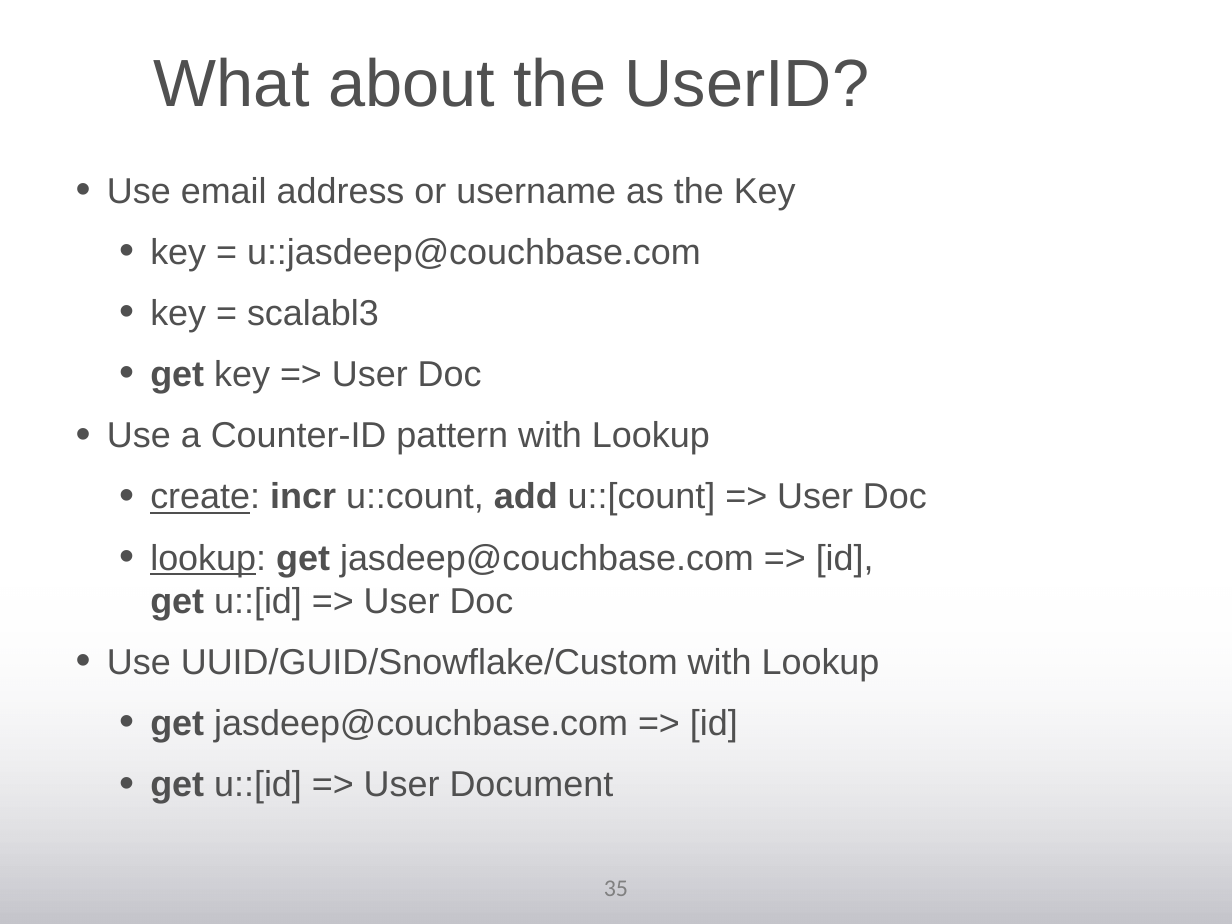
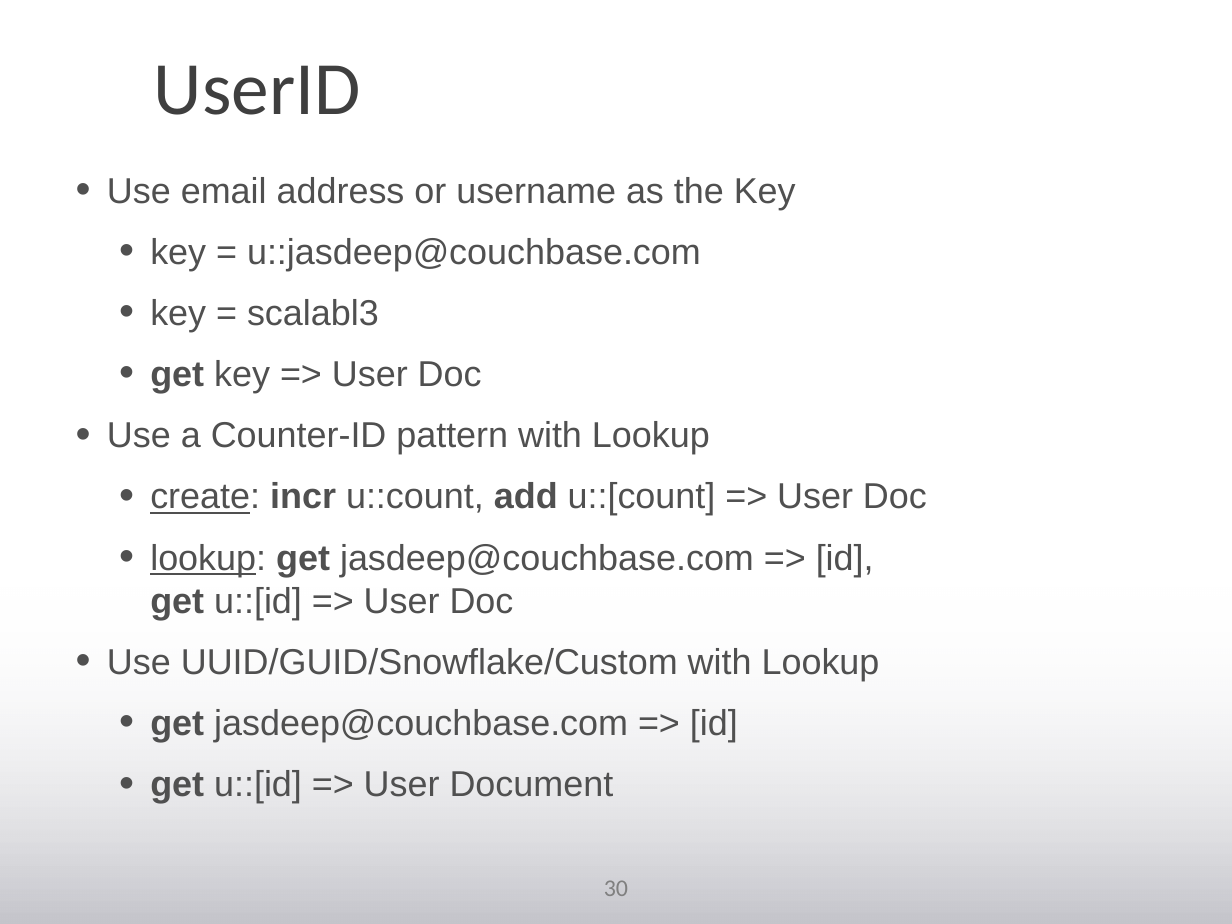
Before and after one commit to subalakr/workshop, a slide deck: slide 30 of server/beginner/presentations/3_data_modeling_with_couchbase.pptx (slide 35 before the commit). Drawn at 1232x924 pixels with LibreOffice and Linux fonts; fonts in the diff are those of the drawing; background and template pictures are left out. Boxes give left, top, right and bottom in pixels: in the first picture for what was removed or moved away, otherwise in the second. Text is boxed around its words. In the diff, an @@ line names an element or a change of style, - is before the commit and + after.

```diff
--- a/server/beginner/presentations/3_data_modeling_with_couchbase.pptx
+++ b/server/beginner/presentations/3_data_modeling_with_couchbase.pptx
@@ text in free at (154, 65, 360, 115): text changed; size 39 to 44 pt; font Arial to Calibri; text colour #505050 to #3F3F3F @@
-What about the UserID?
+UserID
@@ page number at (604, 880, 628, 896): text changed @@
-35
+30
```
Also in this commit, not shown: 6 other slides changed, 2 slides added, 5 slides removed, 1 other file.
